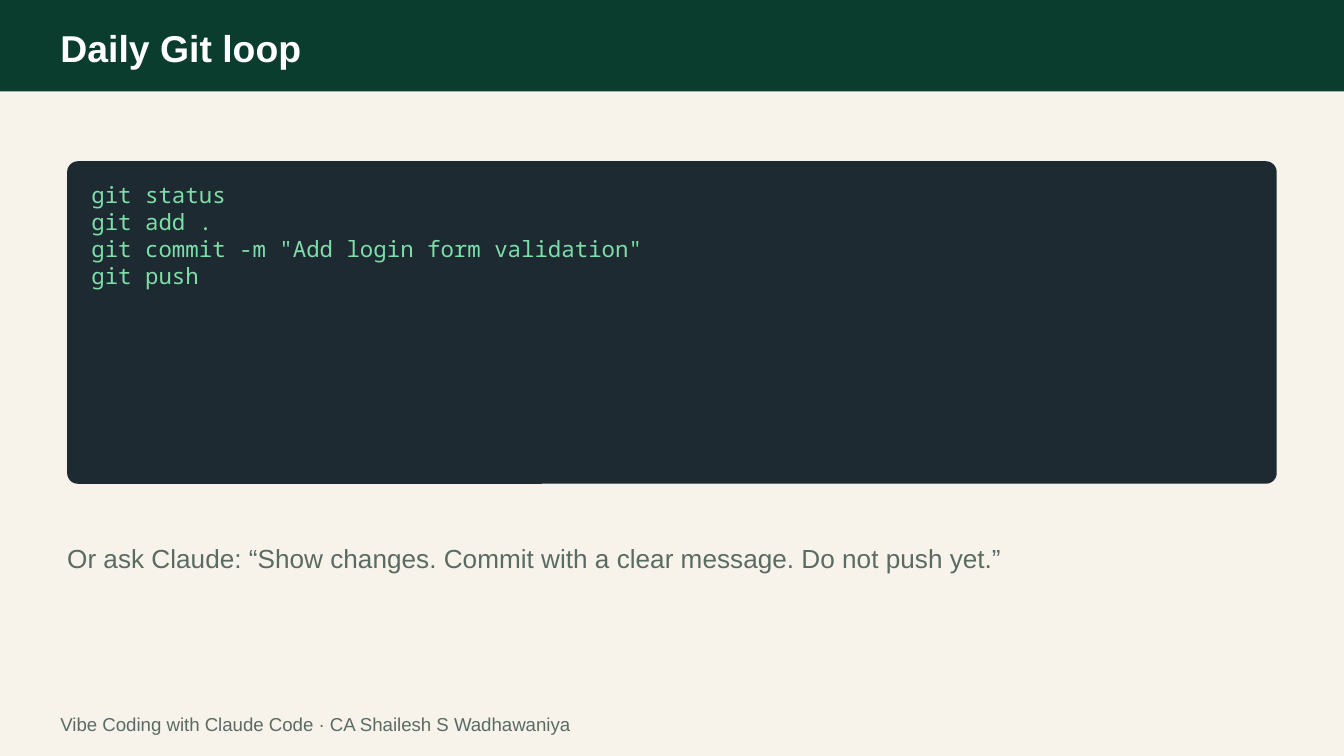
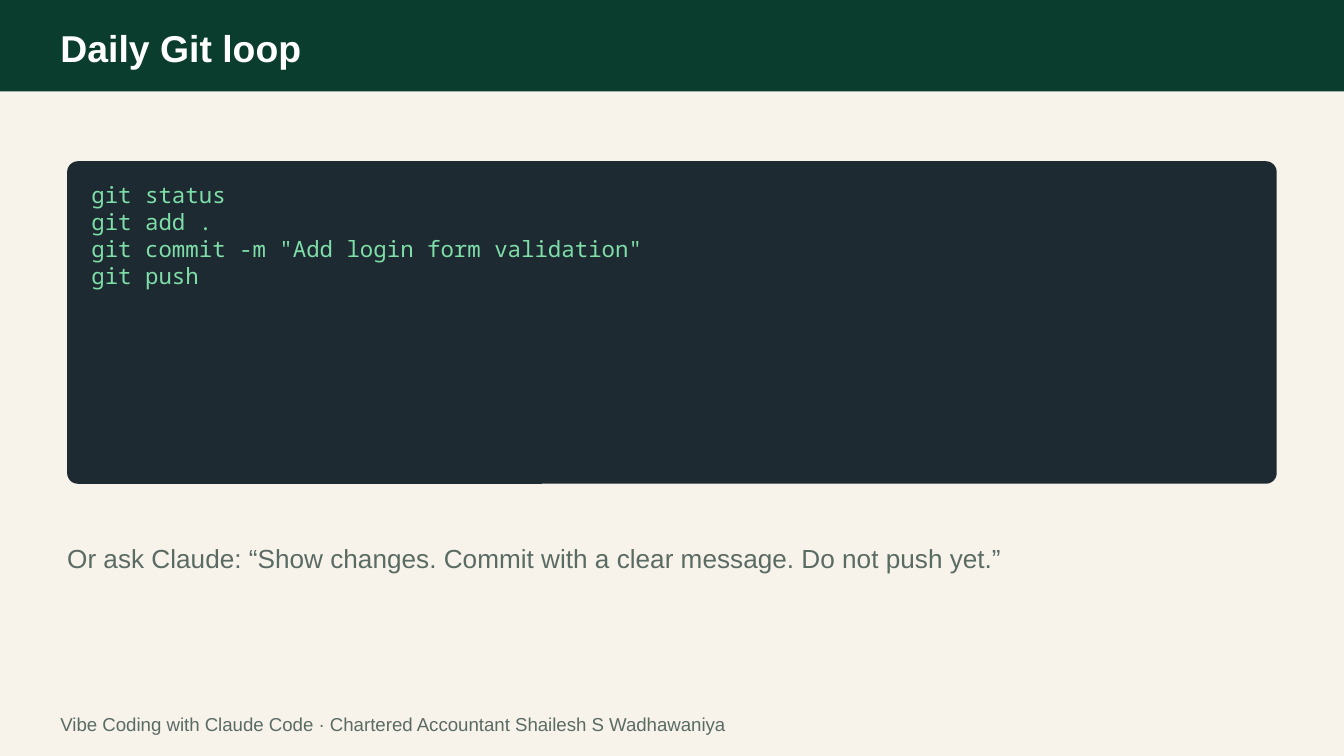
Before and after one commit to Wadhawnaiya/advanced-vibe-coding-course, a slide deck: slide 54 of Vibe_Coding_Module_Slides.pptx. Drawn at 1344x756 pixels with LibreOffice and Linux fonts; fonts in the diff are those of the drawing. Boxes give left, top, right and bottom in pixels: in the first picture for what was removed or moved away, otherwise in the second. Text is boxed around its words. In the diff, an @@ line names an element or a change of style, - is before the commit and + after.

Commit message:
rebrand: International faculty, AI Trainer & Consultant, full CA title, website
- Roles/bio now say "National & International" ICAI Faculty, not just National
- "AI Trainer" -> "AI Trainer & Consultant" in the credentials line
- "CA" abbreviation spelled out as "Chartered Accountant" (name + credentials)
- Dropped the "July 2021" qualification date from the CA credential
- Added shaileshai.qzz.io to contact info (cover line + About/Contact section)

```diff
--- a/Vibe_Coding_Module_Slides.pptx
+++ b/Vibe_Coding_Module_Slides.pptx
@@ text at bbox=[60, 717, 725, 735]: text changed @@
-Vibe Coding with Claude Code · CA Shailesh S Wadhawaniya
+Vibe Coding with Claude Code · Chartered Accountant Shailesh S Wadhawaniya
```
Also in this commit, not shown: 54 other slides changed, 5 other files.
